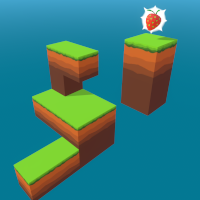
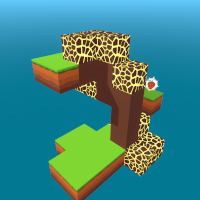
Two versions of the same layered image (200px x 200px). Layer-by-layer changes:
painted on "Calque copié #3" over [0, 0, 200, 200]
